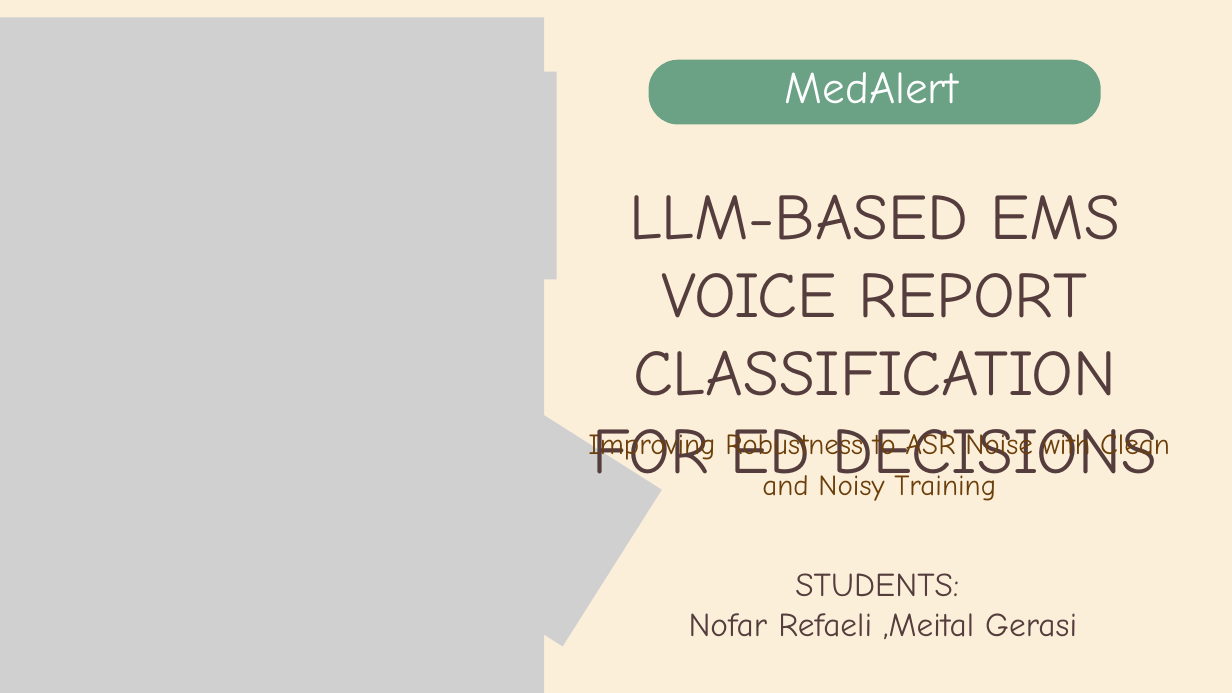
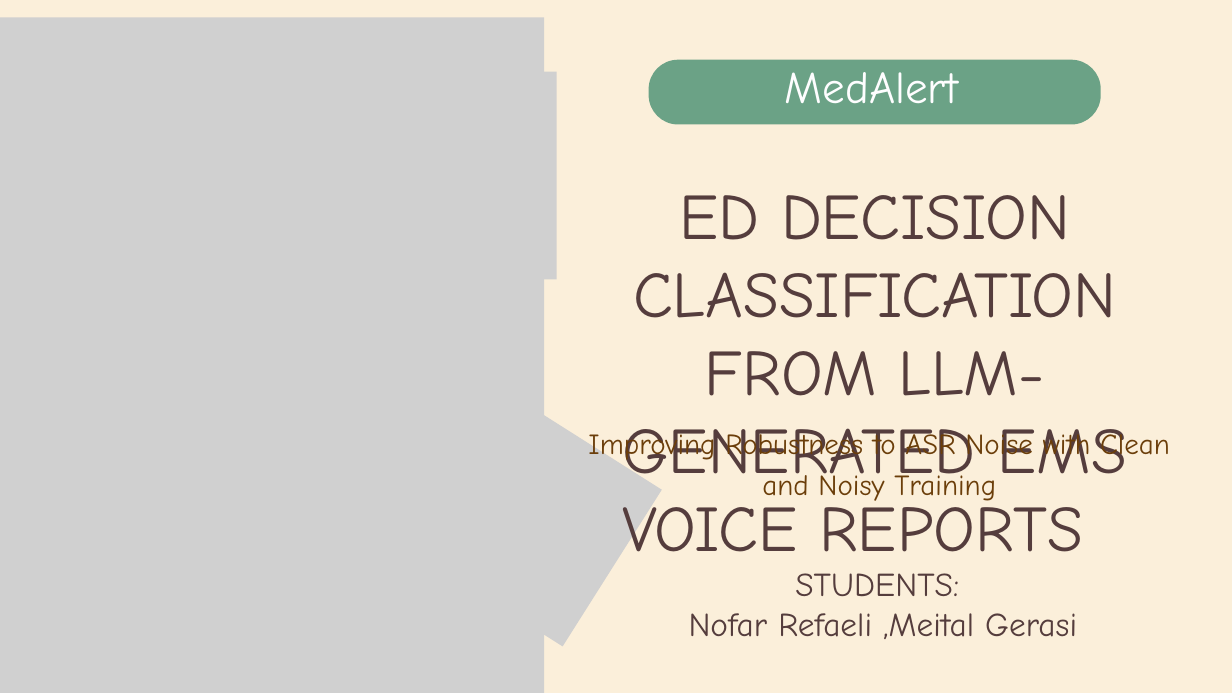
Before and after one commit to nofarGIT1/medalert-llm-ems-voice-ed-classification, a slide deck: slide 1 of slides/MedAlert_Final_Presentation.pptx. Drawn at 1232x693 pixels with LibreOffice and Linux fonts; fonts in the diff are those of the drawing; grey boxes stand for pictures. Boxes give left, top, right and bottom in pixels: in the first picture for what was removed or moved away, otherwise in the second. Text is boxed around its words. In the diff, an @@ line names an element or a change of style, - is before the commit and + after.

```diff
--- a/slides/MedAlert_Final_Presentation.pptx
+++ b/slides/MedAlert_Final_Presentation.pptx
@@ text at (x1=622, y1=195, x2=1127, y2=552): text changed @@
-LLM-BASED EMS VOICE REPORT CLASSIFICATION FOR ED DECISIONS
+ED DECISION CLASSIFICATION FROM LLM-GENERATED EMS VOICE REPORTS
```
Also in this commit, not shown: 1 other file.
